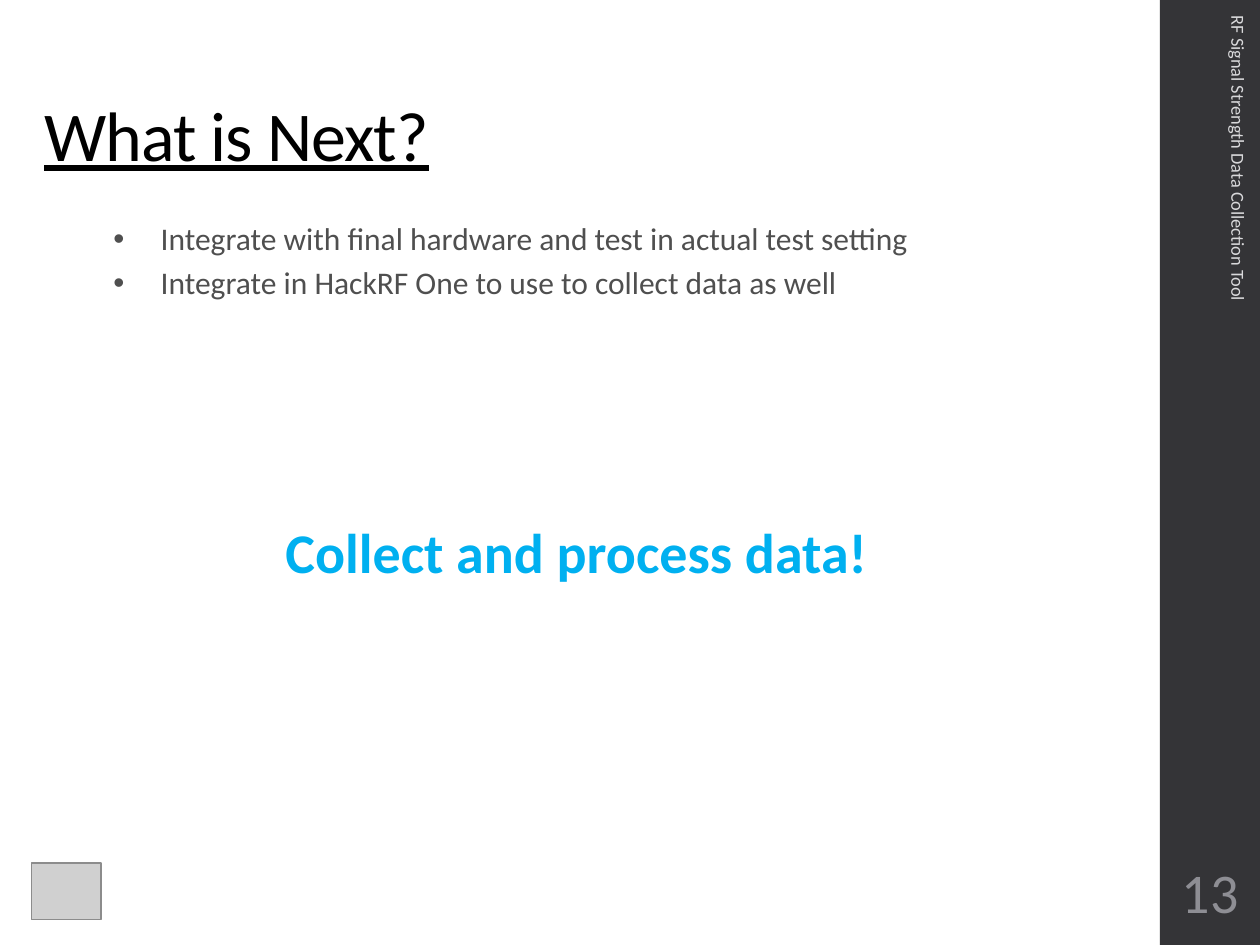
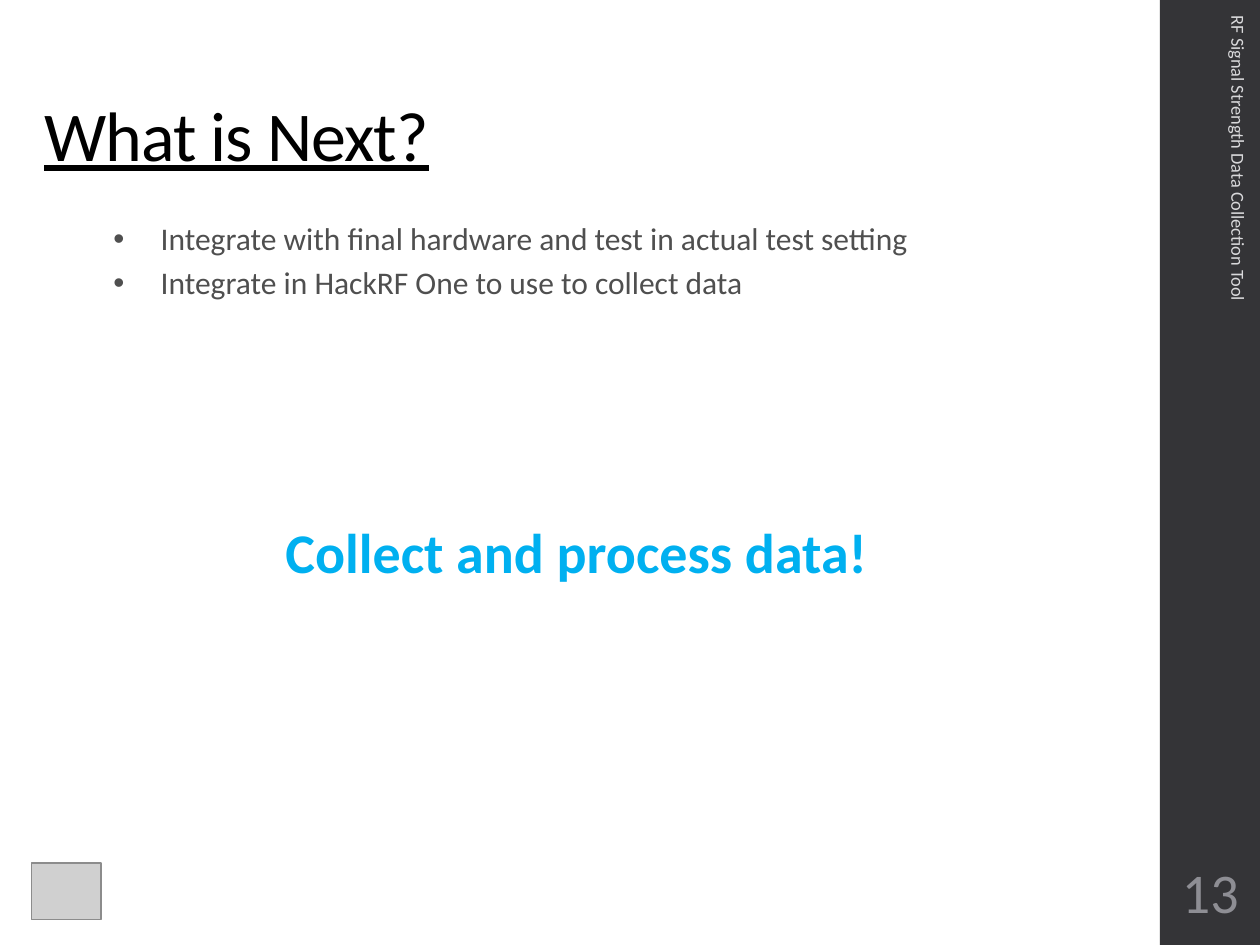
Before and after one commit to CourseReps/ECEN489-Spring2016, a slide deck: slide 14 of Students/johnlusher/Project_3/ECEN689_Project_3_John_Lusher.pptx. Drawn at 1260x945 pixels with LibreOffice and Linux fonts; fonts in the diff are those of the drawing; grey boxes stand for pictures. Boxes give left, top, right and bottom in pixels: in the first picture for what was removed or moved away, otherwise in the second. Text is boxed around its words. In the diff, an @@ line names an element or a change of style, - is before the commit and + after.

```diff
--- a/Students/johnlusher/Project_3/ECEN689_Project_3_John_Lusher.pptx
+++ b/Students/johnlusher/Project_3/ECEN689_Project_3_John_Lusher.pptx
@@ text at (x1=161, y1=272, x2=743, y2=300): text changed @@
-• Integrate in HackRF One to use to collect data as well
+• Integrate in HackRF One to use to collect data
```
Also in this commit, not shown: 1 other slide changed, 1 other file.
